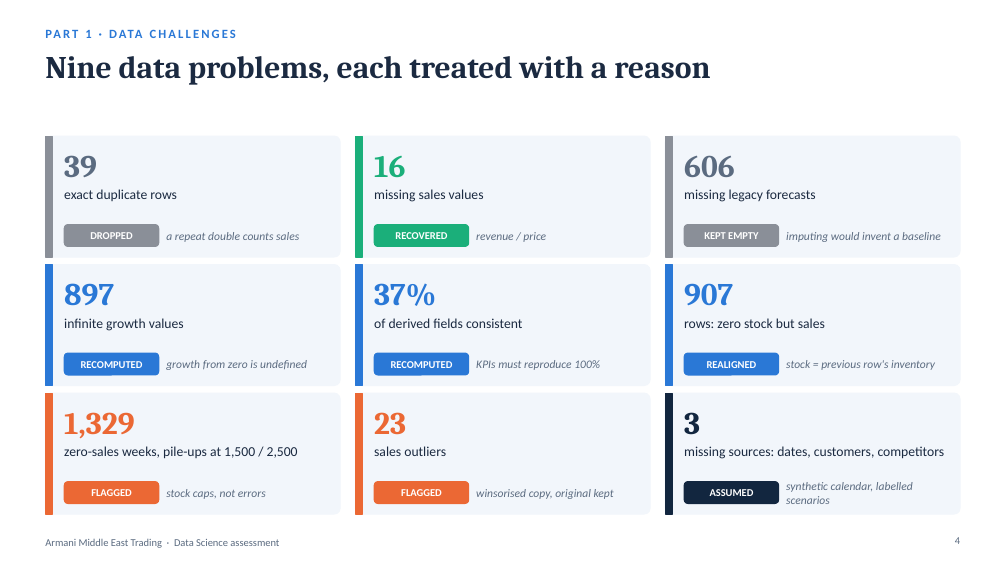
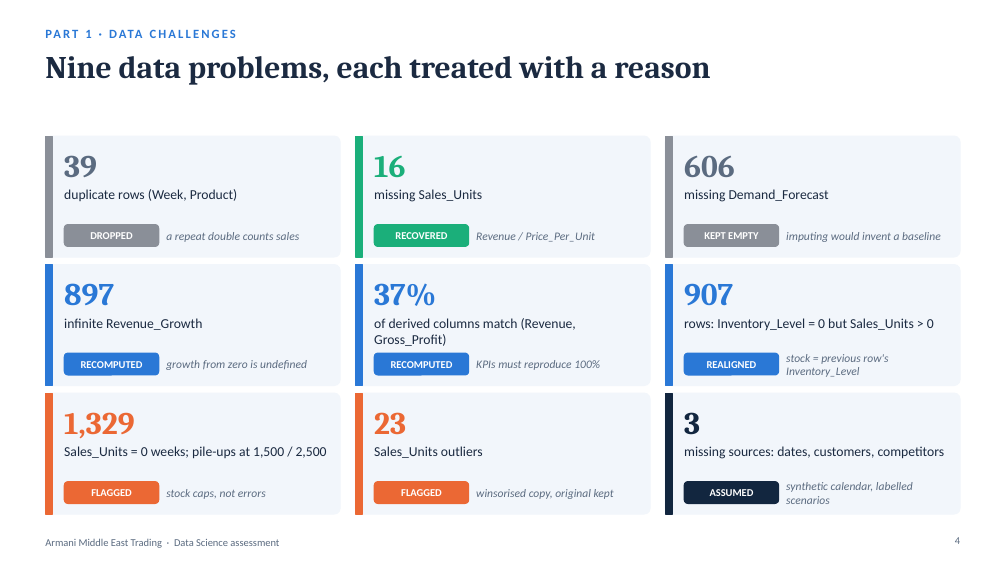
Before and after one commit to hrnademi/Technical_Assessment_HamidrezaNademi, a slide deck: slide 4 of Armani_Data_Science_Presentation.pptx. Drawn at 1008x567 pixels with LibreOffice and Linux fonts; fonts in the diff are those of the drawing. Boxes give left, top, right and bottom in pixels: in the first picture for what was removed or moved away, otherwise in the second. Text is boxed around its words. In the diff, an @@ line names an element or a change of style, - is before the commit and + after.

```diff
--- a/Armani_Data_Science_Presentation.pptx
+++ b/Armani_Data_Science_Presentation.pptx
@@ text at box(64, 189, 237, 201): text changed @@
-exact duplicate rows
+duplicate rows (Week, Product)
@@ text at box(374, 189, 483, 202): text changed @@
-missing sales values
+missing Sales_Units
@@ text at box(684, 189, 829, 202): text changed @@
-missing legacy forecasts
+missing Demand_Forecast
@@ text at box(476, 232, 595, 242): text changed @@
-revenue / price
+Revenue / Price_Per_Unit
@@ text at box(64, 318, 202, 330): text changed @@
-infinite growth values
+infinite Revenue_Growth
@@ text at box(374, 318, 576, 346): text changed @@
-of derived fields consistent
+of derived columns match (Revenue, Gross_Profit)
@@ text at box(684, 318, 934, 330): text changed @@
-rows: zero stock but sales
+rows: Inventory_Level = 0 but Sales_Units > 0
@@ text at box(786, 354, 888, 377): text changed @@
-stock = previous row's inventory
+stock = previous row's Inventory_Level
@@ text at box(64, 446, 327, 459): text changed @@
-zero-sales weeks, pile-ups at 1,500 / 2,500
+Sales_Units = 0 weeks; pile-ups at 1,500 / 2,500
@@ text at box(374, 446, 483, 458): text changed @@
-sales outliers
+Sales_Units outliers
```
